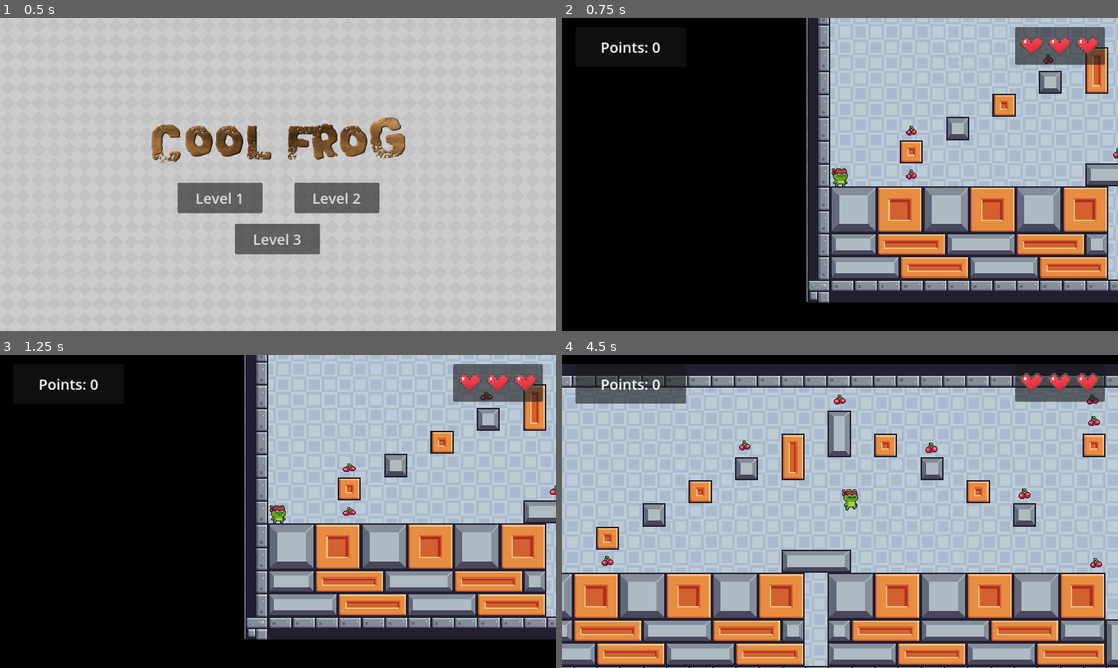
Above: before the commit, frames 1-4 (two rows, left to right).
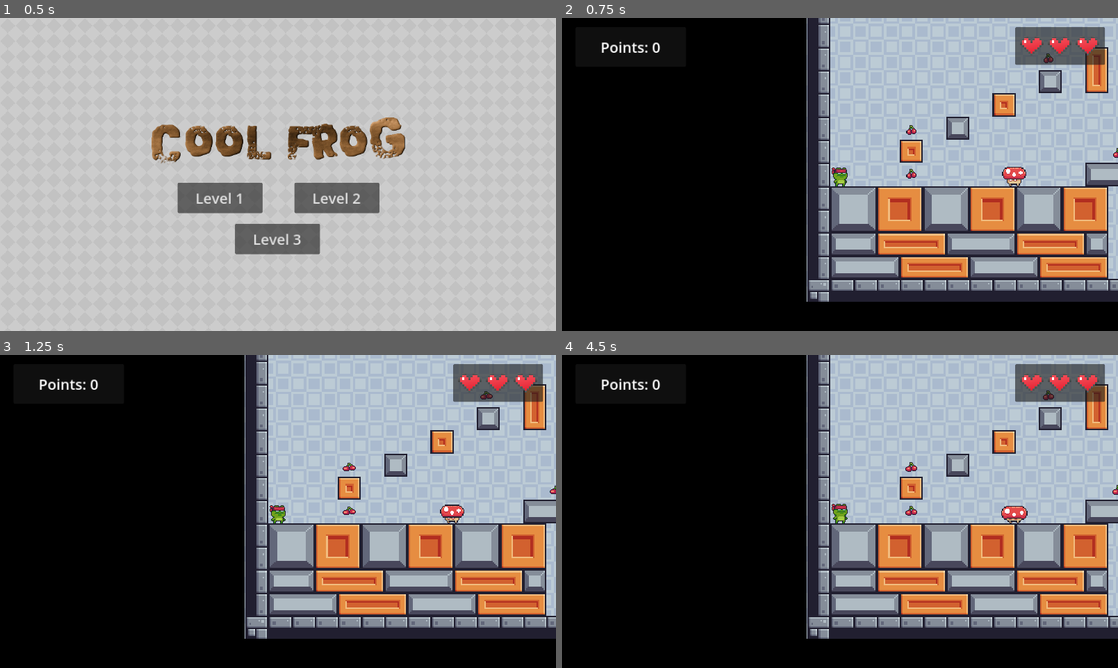
Above: after the commit, the same moments.

Repository: aetherbird/coolfrog
Game: Godot game, scene res://scenes/menu/main_menu.tscn
Same seed, same stepped clock (60 frames per second), same inputs: the game is played once before the commit and once after it.
Inputs:
- Up to frame 1 (0.5 s): no input
- Up to frame 2 (0.75 s): click "Level 2" at 0.5 s
- Up to frame 3 (1.25 s): no input
- Up to frame 4 (4.5 s): hold Right (right) 1.28-2.78 s; tap Space (jump) at 1.35, 1.52, 1.82, 2.1, 2.27, 2.57, 2.85, 3.6, 3.77, 4.07, 4.35 s; hold Left (left) 2.78-3.53 s; hold Right (right) from 3.53 s (still down)

Frame 1 is identical in both runs. In frame 2, 2.0% of the frame differs, in the area x 44-100%, y 0-91%; in frame 3, 2.2%; in frame 4, 75%, in the area x 0-100%, y 0-100%.
Error before the commit: Invalid assignment of property or key 'text' with value of type 'String' on a base object of type 'null instance'. (res://scenes/levels/GameManager.gd:23)
Error after the commit: Parse Error: "yield" was removed in Godot 4. Use "await" instead. (res://scenes/game_objects/main_character.gd:15)

Commit message:
life now decreases on enemy encounter

Diff:
--- a/scenes/game_objects/enemy.gd
+++ b/scenes/game_objects/enemy.gd
@@ -1,11 +1,12 @@
 extends RigidBody2D
 
 @onready var game_manager = %GameManager
-@export var hearts : Array[Node]
+# @export var hearts : Array[Node]
 
 func _on_area_2d_body_entered(body):
 	if (body.name == "CharacterBody2D"):
 		var y_delta = position.y - body.position.y
+		var x_delta = body.position.x - position.x
 		if (y_delta > 30):
 			print("Destroy enemy")
 			queue_free()
@@ -13,4 +14,10 @@
 		else:
 			print("Decrease player health")
 			game_manager.decrease_health()
+			if abs(x_delta) < 50:
+				x_delta = 50 if x_delta >= 0 else -50
+			body.jump_side(x_delta * 10)
+				# body.jump_side(750)
+			#else:
+				#body.jump_side(-750)
 			# get_tree().reload_current_scene()
--- a/scenes/game_objects/enemy.tscn
+++ b/scenes/game_objects/enemy.tscn
@@ -1,7 +1,7 @@
 [gd_scene load_steps=20 format=3 uid="uid://cxismvj5psl4n"]
 
 [ext_resource type="Script" path="res://scenes/game_objects/enemy.gd" id="1_lc7gs"]
-[ext_resource type="Texture2D" uid="uid://wilxxjroo08g" path="res://assets/game_elements/mush_idle (32x32).png" id="1_ujtb1"]
+[ext_resource type="Texture2D" uid="uid://wilxxjroo08g" path="res://assets/mush_idle (32x32).png" id="1_ujtb1"]
 
 [sub_resource type="AtlasTexture" id="AtlasTexture_fmo8e"]
 atlas = ExtResource("1_ujtb1")
--- a/scenes/game_objects/main_character.gd
+++ b/scenes/game_objects/main_character.gd
@@ -11,13 +11,18 @@
 func jump():
 	velocity.y = JUMP_VELOCITY
 
+func jump_side(x):
+	yield(get_tree().create_timer(0.1), "timeout")
+	velocity.y = -900
+	velocity.x = x
+	velocity.x = clamp(velocity.x, -1500, 1500)
+
 func _physics_process(delta):
 	# Animations
 	if (velocity.x > 1 || velocity.x < -1):
 		sprite_2d.animation = "running"
 	else:
 		sprite_2d.animation = "default"
-
 
 	# Add the gravity.
 	if not is_on_floor():
--- a/scenes/game_objects/ui.tscn
+++ /dev/null
@@ -1,62 +0,0 @@
-[gd_scene load_steps=3 format=3 uid="uid://buhr4u4c0n8le"]
-
-[ext_resource type="Texture2D" uid="uid://bqykh35lfctnt" path="res://assets/game_elements/heart.png" id="1_wjxqa"]
-[ext_resource type="PackedScene" uid="uid://o5o3ltcc5b7x" path="res://scenes/game_objects/pause.tscn" id="2_gjhfo"]
-
-[node name="UI" type="CanvasLayer"]
-
-[node name="Panel" type="Panel" parent="."]
-offset_left = 28.0
-offset_top = 19.0
-offset_right = 257.0
-offset_bottom = 101.0
-
-[node name="PointsLabel" type="Label" parent="Panel"]
-unique_name_in_owner = true
-layout_mode = 1
-anchors_preset = 15
-anchor_right = 1.0
-anchor_bottom = 1.0
-grow_horizontal = 2
-grow_vertical = 2
-theme_override_font_sizes/font_size = 30
-text = "Points: 0"
-horizontal_alignment = 1
-vertical_alignment = 1
-
-[node name="Hearts" type="Panel" parent="."]
-anchors_preset = 1
-anchor_left = 1.0
-anchor_right = 1.0
-offset_left = -213.0
-offset_top = 19.0
-offset_right = -27.0
-offset_bottom = 97.0
-grow_horizontal = 0
-
-[node name="HBoxContainer" type="HBoxContainer" parent="Hearts"]
-layout_mode = 0
-offset_left = 7.0
-offset_top = 12.0
-offset_right = 182.0
-offset_bottom = 66.0
-
-[node name="Heart" type="TextureRect" parent="Hearts/HBoxContainer"]
-texture_filter = 1
-layout_mode = 2
-texture = ExtResource("1_wjxqa")
-expand_mode = 2
-
-[node name="Heart2" type="TextureRect" parent="Hearts/HBoxContainer"]
-texture_filter = 1
-layout_mode = 2
-texture = ExtResource("1_wjxqa")
-expand_mode = 2
-
-[node name="Heart3" type="TextureRect" parent="Hearts/HBoxContainer"]
-texture_filter = 1
-layout_mode = 2
-texture = ExtResource("1_wjxqa")
-expand_mode = 2
-
-[node name="Pause" parent="." instance=ExtResource("2_gjhfo")]
--- a/scenes/levels/level1.tscn
+++ b/scenes/levels/level1.tscn
@@ -8,7 +8,8 @@
 [ext_resource type="PackedScene" uid="uid://cs4rpehetlchc" path="res://scenes/game_objects/finish.tscn" id="6_6yxbn"]
 [ext_resource type="PackedScene" uid="uid://bw5o3dl2tk3j2" path="res://scenes/levels/level2.tscn" id="7_sp43x"]
 [ext_resource type="PackedScene" uid="uid://cxismvj5psl4n" path="res://scenes/game_objects/enemy.tscn" id="8_vnnjx"]
-[ext_resource type="PackedScene" uid="uid://buhr4u4c0n8le" path="res://scenes/game_objects/ui.tscn" id="9_4j6gc"]
+[ext_resource type="Texture2D" uid="uid://bqykh35lfctnt" path="res://assets/game_elements/heart.png" id="10_2ppkg"]
+[ext_resource type="PackedScene" uid="uid://o5o3ltcc5b7x" path="res://scenes/game_objects/pause.tscn" id="11_r4yey"]
 
 [sub_resource type="TileSetAtlasSource" id="TileSetAtlasSource_t62qa"]
 texture = ExtResource("3_mockm")
@@ -494,7 +495,7 @@
 [node name="GameManager" type="Node" parent="." node_paths=PackedStringArray("hearts")]
 unique_name_in_owner = true
 script = ExtResource("1_flqdn")
-hearts = [null, null, null]
+hearts = [NodePath("../UI/Hearts/HBoxContainer/Heart"), NodePath("../UI/Hearts/HBoxContainer/Heart2"), NodePath("../UI/Hearts/HBoxContainer/Heart3")]
 
 [node name="Scene Objects" type="Node" parent="."]
 
@@ -707,4 +708,60 @@
 [node name="Enemy5" parent="Scene Objects/Enemies" instance=ExtResource("8_vnnjx")]
 position = Vector2(2908, 496)
 
-[node name="UI" parent="." instance=ExtResource("9_4j6gc")]
+[node name="UI" type="CanvasLayer" parent="."]
+
+[node name="Panel" type="Panel" parent="UI"]
+offset_left = 28.0
+offset_top = 19.0
+offset_right = 257.0
+offset_bottom = 101.0
+
+[node name="PointsLabel" type="Label" parent="UI/Panel"]
+unique_name_in_owner = true
+layout_mode = 1
+anchors_preset = 15
+anchor_right = 1.0
+anchor_bottom = 1.0
+grow_horizontal = 2
+grow_vertical = 2
+theme_override_font_sizes/font_size = 30
+text = "Points: 0"
+horizontal_alignment = 1
+vertical_alignment = 1
+
+[node name="Hearts" type="Panel" parent="UI"]
+anchors_preset = 1
+anchor_left = 1.0
+anchor_right = 1.0
+offset_left = -213.0
+offset_top = 19.0
+offset_right = -27.0
+offset_bottom = 97.0
+grow_horizontal = 0
+
+[node name="HBoxContainer" type="HBoxContainer" parent="UI/Hearts"]
+layout_mode = 0
+offset_left = 7.0
+offset_top = 12.0
+offset_right = 182.0
+offset_bottom = 66.0
+
+[node name="Heart" type="TextureRect" parent="UI/Hearts/HBoxContainer"]
+texture_filter = 1
+layout_mode = 2
+texture = ExtResource("10_2ppkg")
+expand_mode = 2
+
+[node name="Heart2" type="TextureRect" parent="UI/Hearts/HBoxContainer"]
+texture_filter = 1
+layout_mode = 2
+texture = ExtResource("10_2ppkg")
+expand_mode = 2
+
+[node name="Heart3" type="TextureRect" parent="UI/Hearts/HBoxContainer"]
+texture_filter = 1
+layout_mode = 2
+texture = ExtResource("10_2ppkg")
+expand_mode = 2
+
+[node name="Pause" parent="UI" instance=ExtResource("11_r4yey")]
--- a/scenes/levels/level2.tscn
+++ b/scenes/levels/level2.tscn
@@ -7,7 +7,9 @@
 [ext_resource type="PackedScene" uid="uid://cs4rpehetlchc" path="res://scenes/game_objects/finish.tscn" id="5_75f7y"]
 [ext_resource type="PackedScene" uid="uid://brhkql4utw3rj" path="res://scenes/levels/level3.tscn" id="6_opowi"]
 [ext_resource type="PackedScene" uid="uid://c2tcfrqrsjb3d" path="res://scenes/game_objects/collectable.tscn" id="7_4xfc2"]
-[ext_resource type="PackedScene" uid="uid://buhr4u4c0n8le" path="res://scenes/game_objects/ui.tscn" id="8_vo7wx"]
+[ext_resource type="Texture2D" uid="uid://bqykh35lfctnt" path="res://assets/game_elements/heart.png" id="8_8rmlw"]
+[ext_resource type="PackedScene" uid="uid://o5o3ltcc5b7x" path="res://scenes/game_objects/pause.tscn" id="8_vo7wx"]
+[ext_resource type="PackedScene" uid="uid://cxismvj5psl4n" path="res://scenes/game_objects/enemy.tscn" id="10_dhbus"]
 
 [sub_resource type="TileSetAtlasSource" id="TileSetAtlasSource_t62qa"]
 texture = ExtResource("3_le8hb")
@@ -584,7 +586,7 @@
 [node name="GameManager" type="Node" parent="." node_paths=PackedStringArray("hearts")]
 unique_name_in_owner = true
 script = ExtResource("1_c2h8s")
-hearts = [null, null, null]
+hearts = [NodePath("../UI/Hearts/HBoxContainer/Heart"), NodePath("../UI/Hearts/HBoxContainer/Heart2"), NodePath("../UI/Hearts/HBoxContainer/Heart3")]
 
 [node name="Scene Objects" type="Node" parent="."]
 
@@ -815,4 +817,66 @@
 [node name="Collectable67" parent="CollectablesGroup" instance=ExtResource("7_4xfc2")]
 position = Vector2(3864, 458)
 
-[node name="UI" parent="." instance=ExtResource("8_vo7wx")]
+[node name="UI" type="CanvasLayer" parent="."]
+
+[node name="Panel" type="Panel" parent="UI"]
+offset_left = 28.0
+offset_top = 19.0
+offset_right = 257.0
+offset_bottom = 101.0
+
+[node name="PointsLabel" type="Label" parent="UI/Panel"]
+unique_name_in_owner = true
+layout_mode = 1
+anchors_preset = 15
+anchor_right = 1.0
+anchor_bottom = 1.0
+grow_horizontal = 2
+grow_vertical = 2
+theme_override_font_sizes/font_size = 30
+text = "Points: 0"
+horizontal_alignment = 1
+vertical_alignment = 1
+
+[node name="Hearts" type="Panel" parent="UI"]
+anchors_preset = 1
+anchor_left = 1.0
+anchor_right = 1.0
+offset_left = -213.0
+offset_top = 19.0
+offset_right = -27.0
+offset_bottom = 97.0
+grow_horizontal = 0
+
+[node name="HBoxContainer" type="HBoxContainer" parent="UI/Hearts"]
+layout_mode = 0
+offset_left = 7.0
+offset_top = 12.0
+offset_right = 182.0
+offset_bottom = 66.0
+
+[node name="Heart" type="TextureRect" parent="UI/Hearts/HBoxContainer"]
+texture_filter = 1
+layout_mode = 2
+texture = ExtResource("8_8rmlw")
+expand_mode = 2
+
+[node name="Heart2" type="TextureRect" parent="UI/Hearts/HBoxContainer"]
+texture_filter = 1
+layout_mode = 2
+texture = ExtResource("8_8rmlw")
+expand_mode = 2
+
+[node name="Heart3" type="TextureRect" parent="UI/Hearts/HBoxContainer"]
+texture_filter = 1
+layout_mode = 2
+texture = ExtResource("8_8rmlw")
+expand_mode = 2
+
+[node name="Pause" parent="UI" instance=ExtResource("8_vo7wx")]
+
+[node name="Enemy" parent="." instance=ExtResource("10_dhbus")]
+position = Vector2(430, 397)
+
+[node name="Enemy2" parent="." instance=ExtResource("10_dhbus")]
+position = Vector2(840, 397)
--- a/scenes/levels/level3.tscn
+++ b/scenes/levels/level3.tscn
@@ -518,9 +518,10 @@
 
 [node name="Node" type="Node"]
 
-[node name="GameManager" type="Node" parent="."]
+[node name="GameManager" type="Node" parent="." node_paths=PackedStringArray("hearts")]
 unique_name_in_owner = true
 script = ExtResource("1_x5fgc")
+hearts = [NodePath("../UI/Hearts/HBoxContainer/Heart"), NodePath("../UI/Hearts/HBoxContainer/Heart2"), NodePath("../UI/Hearts/HBoxContainer/Heart3")]
 
 [node name="Scene Objects" type="Node" parent="."]
 
Renamed: assets/game_elements/mush_idle (32x32).png -> assets/mush_idle (32x32).png
Not shown, changed: assets/mush_idle (32x32).png.import
Not shown: 1 places in scenes/levels/level1.tscn that only renumber resources
Not shown: 1 places in scenes/levels/level2.tscn that only renumber resources
